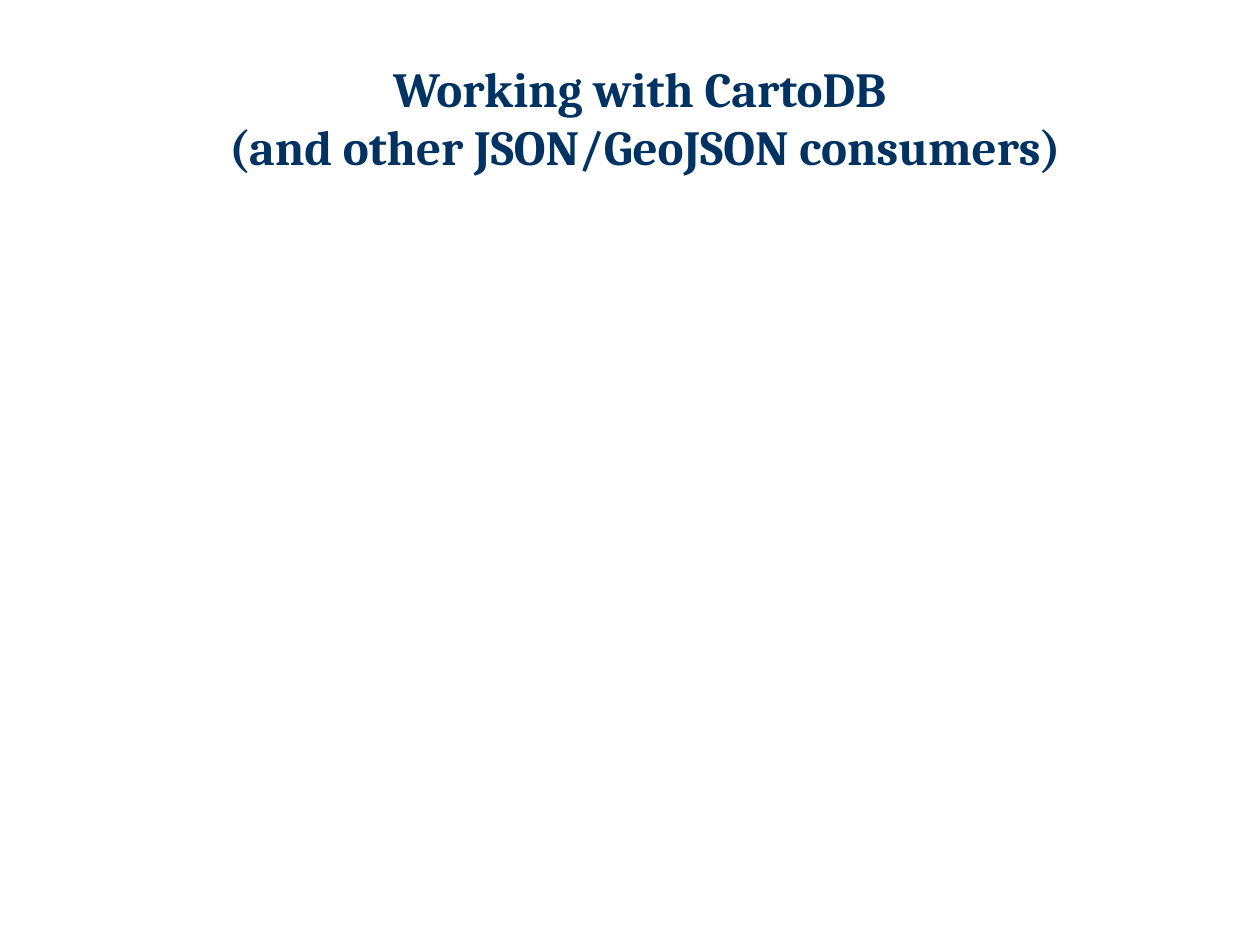
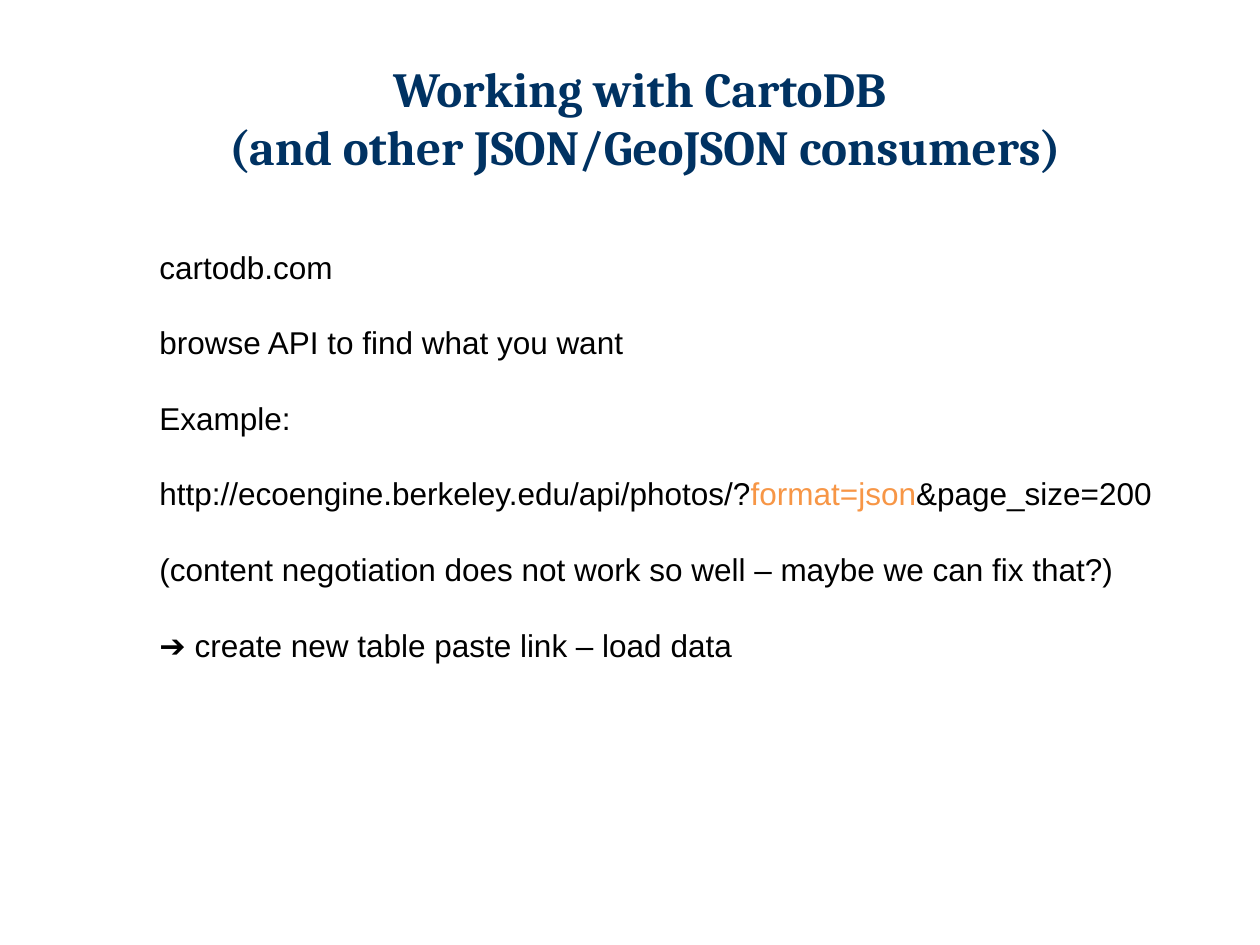
Before and after one commit to berkeley-gif/reshoot, a slide deck: slide 6 of docs/VTM_Photo_rehoot_Falk.pptx. Drawn at 1260x945 pixels with LibreOffice and Linux fonts; fonts in the diff are those of the drawing; background and template pictures are left out. Boxes give left, top, right and bottom in pixels: in the first picture for what was removed or moved away, otherwise in the second. Text is boxed around its words. In the diff, an @@ line names an element or a change of style, - is before the commit and + after.

```diff
--- a/docs/VTM_Photo_rehoot_Falk.pptx
+++ b/docs/VTM_Photo_rehoot_Falk.pptx
@@ text added at <box>159,256,1151,663</box>, 18 pt, text #000000 @@
+cartodb.com
+browse API to find what you want
+Example:
+http://ecoengine.berkeley.edu/api/photos/?format=json&page_size=200
+(content negotiation does not work so well – maybe we can fix that?)
+➔ create new table paste link – load data
```
Also in this commit, not shown: 2 other slides changed, 4 slides added, 3 slides removed.
